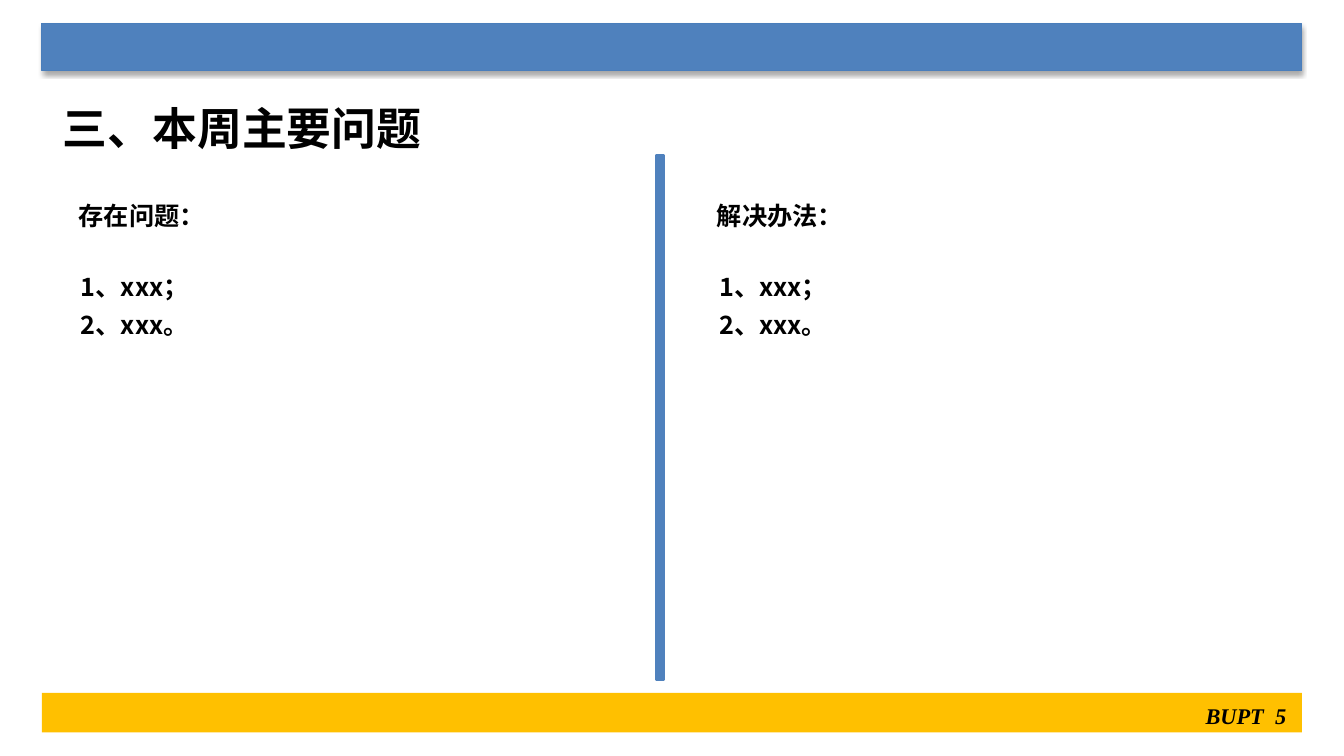
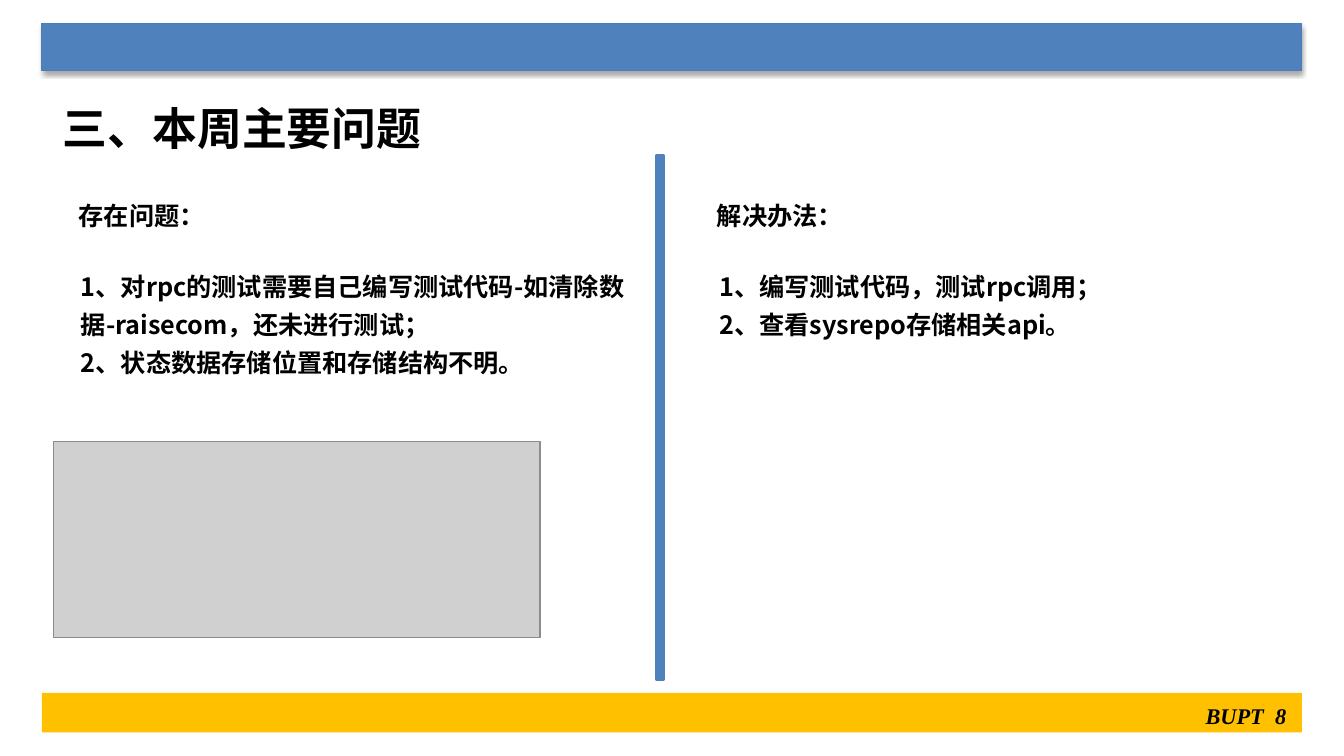
Before and after one commit to Yos6969/doc, a slide deck: slide 8 of SDN/联通-接入网统一管控系统--XXX.pptx (slide 5 before the commit). Drawn at 1344x756 pixels with LibreOffice and Linux fonts; fonts in the diff are those of the drawing; grey boxes stand for pictures. Boxes give left, top, right and bottom in pixels: in the first picture for what was removed or moved away, otherwise in the second. Text is boxed around its words. In the diff, an @@ line names an element or a change of style, - is before the commit and + after.

```diff
--- a/SDN/联通-接入网统一管控系统--XXX.pptx
+++ b/SDN/联通-接入网统一管控系统--XXX.pptx
@@ text at bbox=[81, 274, 624, 375]: text changed @@
-1、xxx；
-2、xxx。
+1、对rpc的测试需要自己编写测试代码-如清除数据-raisecom，还未进行测试；
+2、状态数据存储位置和存储结构不明。
@@ text at bbox=[719, 274, 1102, 340]: text changed @@
-1、xxx；
-2、xxx。
+1、编写测试代码，测试rpc调用；
+2、查看sysrepo存储相关api。
@@ picture added at bbox=[53, 442, 540, 637] @@
@@ page number at bbox=[1206, 709, 1286, 725]: text changed @@
-BUPT 5
+BUPT 8
```
Also in this commit, not shown: 4 other slides changed, 3 slides added, 8 other files.
